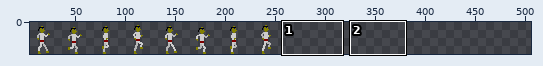
A sprite sheet gets an edit: ui/public/img/karate-walk-spritesheet.png. The picture above shows the old version from afar; the outline marks the close-up.
Close-up. Before the commit:
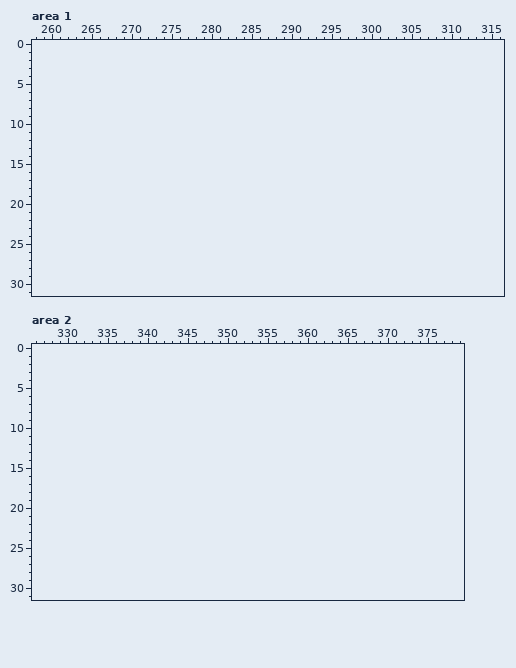
The file is 256x32 pixels. Pixels under 10% opacity are left out. Colours within 5 levels of each other are drawn and written as one. Shown: area 1: x 258..316, y 0..31; area 2: x 326..379, y 0..31. The old version is drawn lined up with the new one, on the new canvas. The wide view leaves out empty margins. The commit also changed other parts of the picture, which this record leaves out.
The same view after the edit:
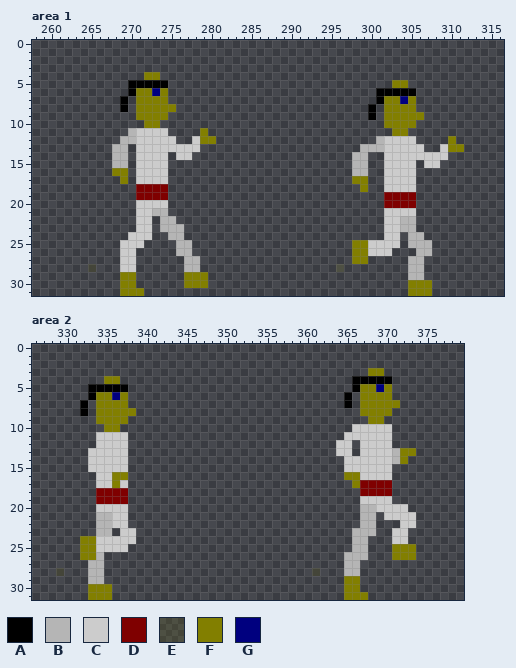
Palette (. is transparent): A #000000  B #b5b5b5  C #cccccc  D #7f0000  E #827f0024  F #827f00  G #00007f
Difference:
canvas 256x32 -> 512x32
--- area 1
@@ x 258..316 @@
  3 ...........................................................
- 4 ...........................................................
- 5 ...........................................................
- 6 ...........................................................
- 7 ...........................................................
- 8 ...........................................................
- 9 ...........................................................
-10 ...........................................................
-11 ...........................................................
-12 ...........................................................
-13 ...........................................................
-14 ...........................................................
-15 ...........................................................
-16 ...........................................................
-17 ...........................................................
-18 ...........................................................
-19 ...........................................................
-20 ...........................................................
-21 ...........................................................
-22 ...........................................................
-23 ...........................................................
-24 ...........................................................
-25 ...........................................................
-26 ...........................................................
-27 ...........................................................
-28 ...........................................................
-29 ...........................................................
-30 ...........................................................
-31 ...........................................................
+ 4 ..............FF...........................................
+ 5 ............AAAAA............................FF............
+ 6 ............AFFGF..........................AAAAA...........
+ 7 ...........A.FFFF..........................AFFGF...........
+ 8 ...........A.FFFFF........................A.FFFF...........
+ 9 .............FFFF.........................A.FFFFF..........
+10 ..............FF............................FFFF...........
+11 ............BCCCC....F.......................FF............
+12 ...........BBCCCCC..CFF....................BCCCC....F......
+13 ..........BB.CCCCCCCC....................BBBCCCCC..CFF.....
+14 ..........BB.CCCC.CC....................BB..CCCCCCCC.......
+15 ..........BB.CCCC.......................BB..CCCC.CC........
+16 ..........FF.CCCC.......................BB..CCCC...........
+17 ...........F.CCCC.......................FF..CCCC...........
+18 .............DDDD........................F..CCCC...........
+19 .............DDDD...........................DDDD...........
+20 .............CCCC...........................DDDD...........
+21 .............CCBB...........................CCCC...........
+22 .............CC.BB..........................CCBB...........
+23 .............CC.BBB.........................CCBB...........
+24 ............CCC..BB.........................CC.BB..........
+25 ...........CCC....BB....................FFCCCC.BBB.........
+26 ...........CC.....BB....................FFCCC...BB.........
+27 ...........CC......BB...................FF.....BB..........
+28 .......E...CC......BB.................E........BB..........
+29 ...........FF......FFF.........................BB..........
+30 ...........FF......FFF.........................FFF.........
+31 ...........FFF.................................FFF.........
--- area 2
@@ x 326..379 @@
  2 ......................................................
- 3 ......................................................
- 4 ......................................................
- 5 ......................................................
- 6 ......................................................
- 7 ......................................................
- 8 ......................................................
- 9 ......................................................
-10 ......................................................
-11 ......................................................
-12 ......................................................
-13 ......................................................
-14 ......................................................
-15 ......................................................
-16 ......................................................
-17 ......................................................
-18 ......................................................
-19 ......................................................
-20 ......................................................
-21 ......................................................
-22 ......................................................
-23 ......................................................
-24 ......................................................
-25 ......................................................
-26 ......................................................
-27 ......................................................
-28 ......................................................
-29 ......................................................
-30 ......................................................
-31 ......................................................
+ 3 ..........................................FF..........
+ 4 .........FF.............................AAAAA.........
+ 5 .......AAAAA............................AFFGF.........
+ 6 .......AFFGF...........................A.FFFF.........
+ 7 ......A.FFFF...........................A.FFFFF........
+ 8 ......A.FFFFF............................FFFF.........
+ 9 ........FFFF..............................FF..........
+10 .........FF.............................CCCCC.........
+11 ........CCCC...........................CCCCCC.........
+12 ........CCCC..........................CC.CCCC.........
+13 .......CCCCC..........................CC.CCCCBFF......
+14 .......CCCCC...........................CCCCCCBF.......
+15 .......CCCCC...........................CCCCCC.........
+16 ........CCFF...........................FFCCCC.........
+17 ........CCFC............................FDDDD.........
+18 ........DDDD.............................DDDD.........
+19 ........DDDD.............................CCCC.........
+20 ........CCCC.............................BBCCCC.......
+21 ........BBCC.............................BB.CCCC......
+22 ........BBCC.............................BB...CC......
+23 ........BB.CC...........................BBB..CC.......
+24 ......FFCCCCC...........................BB...CC.......
+25 ......FFCCCC............................BB...FFF......
+26 ......FFB..............................BBB...FFF......
+27 .......BB..............................BB.............
+28 ...E...BB..........................E...BB.............
+29 .......BB..............................FF.............
+30 .......FFF.............................FF.............
+31 .......FFF.............................FFF............
